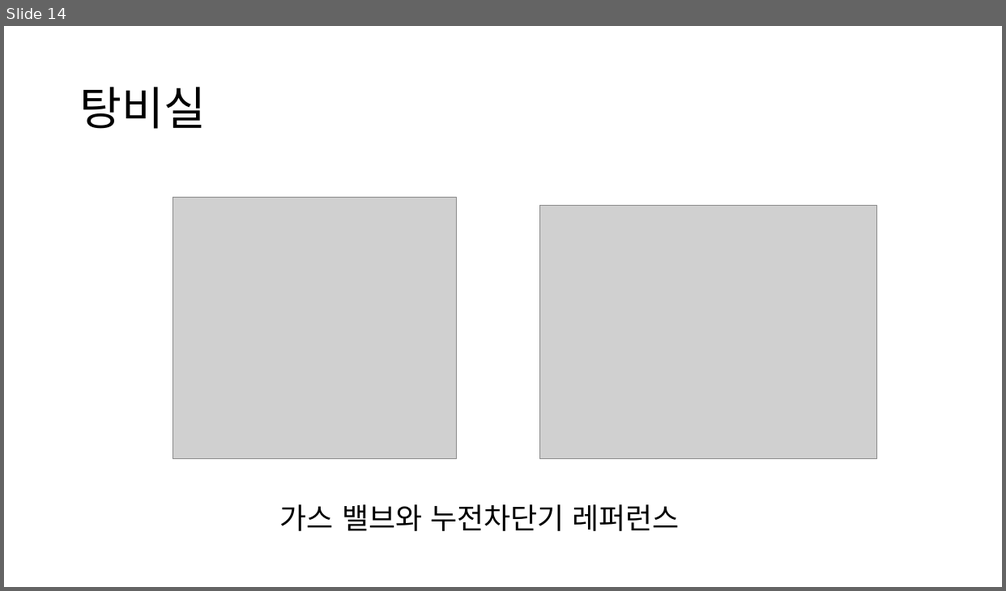
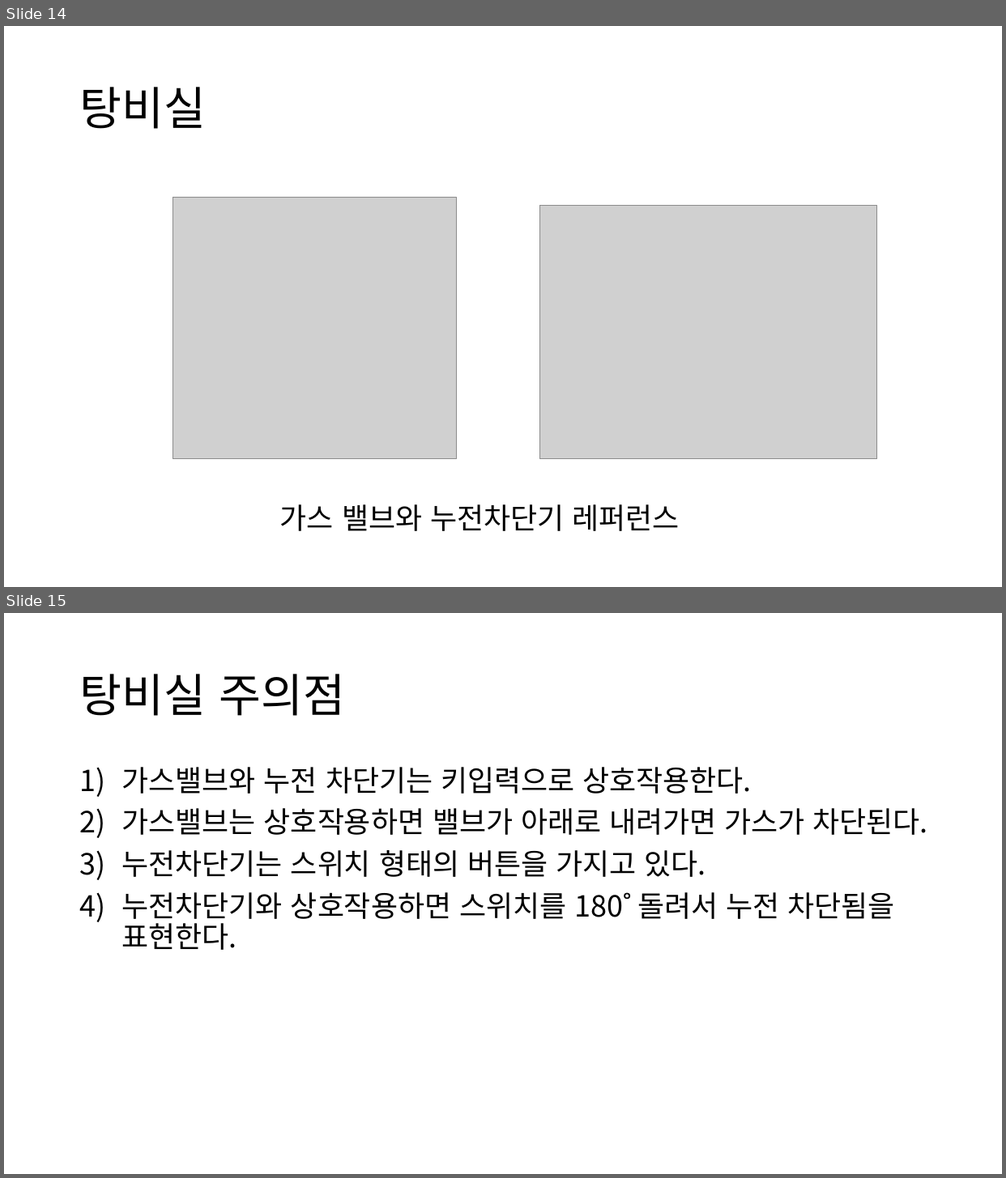
Before and after one commit to nongsang/masterpiece, a slide deck: 졸작_상세문서.pptx. Shown one above the other, each under a label of ours: slide 14 before the commit, slides 14 and 15 after it. The pictures are 1006x591 and 1006x1178 pixels, drawn with LibreOffice and Linux fonts; fonts in the diff are those of the drawing; grey boxes stand for pictures. Boxes give left, top, right and bottom in pixels: in the first picture for what was removed or moved away, otherwise in the second. Text is boxed around its words. In the diff, an @@ line names an element or a change of style, - is before the commit and + after.

Commit message:
4월 24일 탈비실 주의점 추가

```diff
--- a/졸작_상세문서.pptx
+++ b/졸작_상세문서.pptx
@@ slide 15 added at bbox=[4, 613, 1002, 1174], background #FFFFFF @@
@@ title added at bbox=[80, 674, 346, 716], 44 pt, text #000000 @@
+탕비실 주의점
@@ text added at bbox=[122, 767, 927, 950], 28 pt, text #000000 @@
+1) 가스밸브와 누전 차단기는 키입력으로 상호작용한다.
+2) 가스밸브는 상호작용하면 밸브가 아래로 내려가면 가스가 차단된다.
+3) 누전차단기는 스위치 형태의 버튼을 가지고 있다.
+4) 누전차단기와 상호작용하면 스위치를 180˚ 돌려서 누전 차단됨을 표현한다.
```
